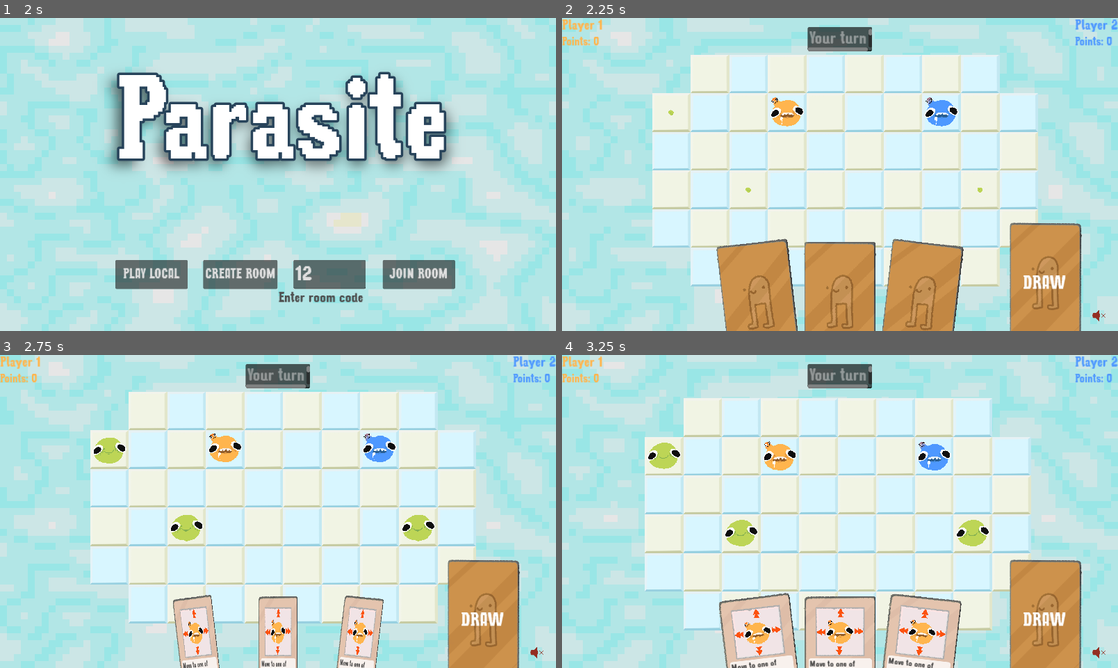
Above: before the commit, frames 1-4 (two rows, left to right).
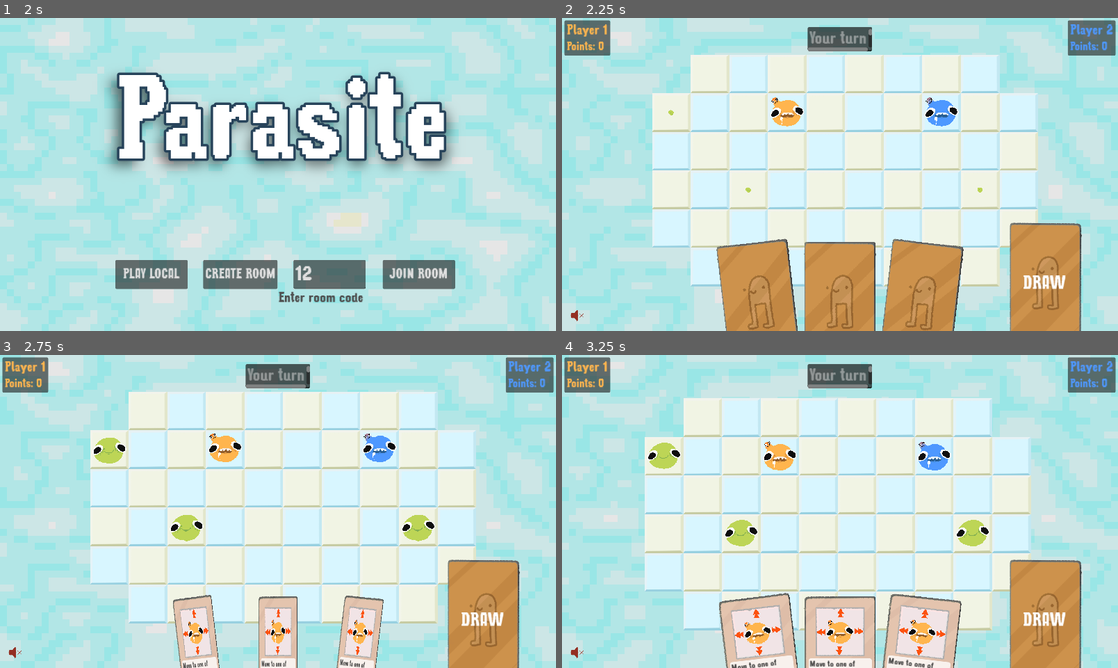
Above: after the commit, the same moments.

Repository: patator62180/GDWL_67
Game: Godot game, scene res://scenes/main/main.tscn
Same seed, same stepped clock (60 frames per second), same inputs: the game is played once before the commit and once after it.
Inputs (mouse positions are in pixels of both pictures, inside the frame that each line leads up to):
- Up to frame 1 (2 s): click "[FAKE] Start as player (local)" at 0.5 s; click (328, 274) at 1.27 s; type "12" at 1.35 s
- Up to frame 2 (2.25 s): click "PLAY LOCAL" at 2 s
- Up to frame 3 (2.75 s): no input
- Up to frame 4 (3.25 s): tap Enter (ui_accept) at 2.75 s; drag from (840, 511) to (895, 442) at 2.77 s

Frame 1 is identical in both runs. In frame 2, 2.0% of the frame differs, in the area x 0-100%, y 0-97%; in frame 3, 2.0%; in frame 4, 2.0%.

Commit message:
meilleures player cards

Diff:
--- a/scenes/HUD/hud.tscn
+++ b/scenes/HUD/hud.tscn
@@ -145,9 +145,9 @@
 [node name="Hand" parent="." instance=ExtResource("5_euuyo")]
 
 [node name="MuteSound" type="TextureButton" parent="."]
-offset_left = 1096.0
+offset_left = 15.0
 offset_top = 594.0
-offset_right = 1140.0
+offset_right = 59.0
 offset_bottom = 638.0
 toggle_mode = true
 button_pressed = true
--- a/scenes/player_card/player_card.tscn
+++ b/scenes/player_card/player_card.tscn
@@ -29,15 +29,27 @@
 grow_horizontal = 2
 grow_vertical = 2
 script = ExtResource("1_n1egu")
-nickname_label = NodePath("VBoxContainer/Nickname")
-score_label = NodePath("VBoxContainer/Score")
+nickname_label = NodePath("PanelContainer/MarginContainer/VBoxContainer/Nickname")
+score_label = NodePath("PanelContainer/MarginContainer/VBoxContainer/Score")
 
-[node name="VBoxContainer" type="VBoxContainer" parent="."]
-layout_mode = 0
-offset_right = 40.0
-offset_bottom = 40.0
+[node name="PanelContainer" type="PanelContainer" parent="."]
+layout_mode = 2
+offset_left = 5.0
+offset_top = 5.0
+offset_right = 72.0
+offset_bottom = 66.0
 
-[node name="Nickname" type="Label" parent="VBoxContainer"]
+[node name="MarginContainer" type="MarginContainer" parent="PanelContainer"]
+layout_mode = 2
+theme_override_constants/margin_left = 5
+theme_override_constants/margin_top = 5
+theme_override_constants/margin_right = 5
+theme_override_constants/margin_bottom = 5
+
+[node name="VBoxContainer" type="VBoxContainer" parent="PanelContainer/MarginContainer"]
+layout_mode = 2
+
+[node name="Nickname" type="Label" parent="PanelContainer/MarginContainer/VBoxContainer"]
 material = SubResource("ShaderMaterial_tdhdf")
 layout_mode = 2
 theme = ExtResource("2_dmo1j")
@@ -45,7 +57,7 @@
 theme_override_font_sizes/font_size = 30
 text = "Player"
 
-[node name="Score" type="Label" parent="VBoxContainer"]
+[node name="Score" type="Label" parent="PanelContainer/MarginContainer/VBoxContainer"]
 material = SubResource("ShaderMaterial_utu1d")
 layout_mode = 2
 theme = ExtResource("2_dmo1j")
--- a/scenes/player_card/player_card_right.tscn
+++ b/scenes/player_card/player_card_right.tscn
@@ -3,30 +3,35 @@
 [ext_resource type="PackedScene" uid="uid://biumy12wvsfs5" path="res://scenes/player_card/player_card.tscn" id="1_fql1l"]
 [ext_resource type="Shader" path="res://scenes/game/scoreHueJ1.gdshader" id="2_83kan"]
 
-[sub_resource type="ShaderMaterial" id="ShaderMaterial_jl3a7"]
+[sub_resource type="ShaderMaterial" id="ShaderMaterial_beh2t"]
 resource_local_to_scene = true
 shader = ExtResource("2_83kan")
 shader_parameter/Shift_Hue = 0.5
 
-[sub_resource type="ShaderMaterial" id="ShaderMaterial_u253a"]
+[sub_resource type="ShaderMaterial" id="ShaderMaterial_8tyf3"]
 resource_local_to_scene = true
 shader = ExtResource("2_83kan")
 shader_parameter/Shift_Hue = null
 
 [node name="PlayerCard" instance=ExtResource("1_fql1l")]
+offset_left = -155.0
+offset_top = -70.0
+offset_right = 145.0
+offset_bottom = 80.0
 
-[node name="VBoxContainer" parent="." index="0"]
+[node name="PanelContainer" parent="." index="0"]
 layout_mode = 1
 anchors_preset = 1
 anchor_left = 1.0
 anchor_right = 1.0
-offset_left = -67.0
+offset_left = -77.0
+offset_top = 0.0
 offset_right = 0.0
-offset_bottom = 61.0
+offset_bottom = 71.0
 grow_horizontal = 0
 
-[node name="Nickname" parent="VBoxContainer" index="0"]
-material = SubResource("ShaderMaterial_jl3a7")
+[node name="Nickname" parent="PanelContainer/MarginContainer/VBoxContainer" index="0"]
+material = SubResource("ShaderMaterial_beh2t")
 
-[node name="Score" parent="VBoxContainer" index="1"]
-material = SubResource("ShaderMaterial_u253a")
+[node name="Score" parent="PanelContainer/MarginContainer/VBoxContainer" index="1"]
+material = SubResource("ShaderMaterial_8tyf3")
